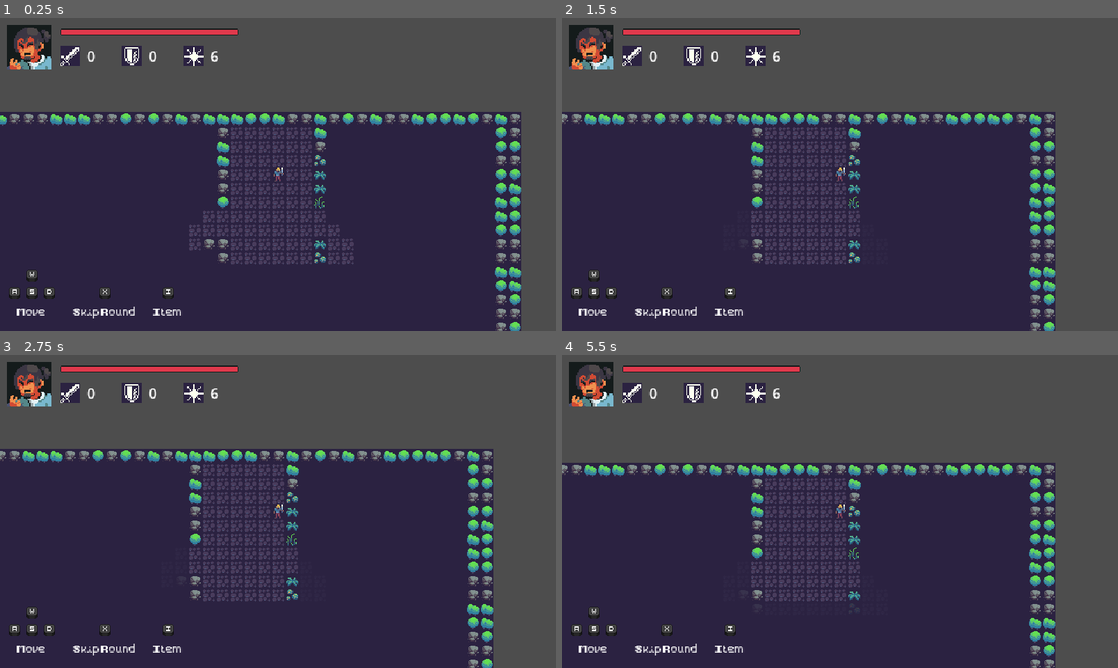
Above: before the commit, frames 1-4 (two rows, left to right).
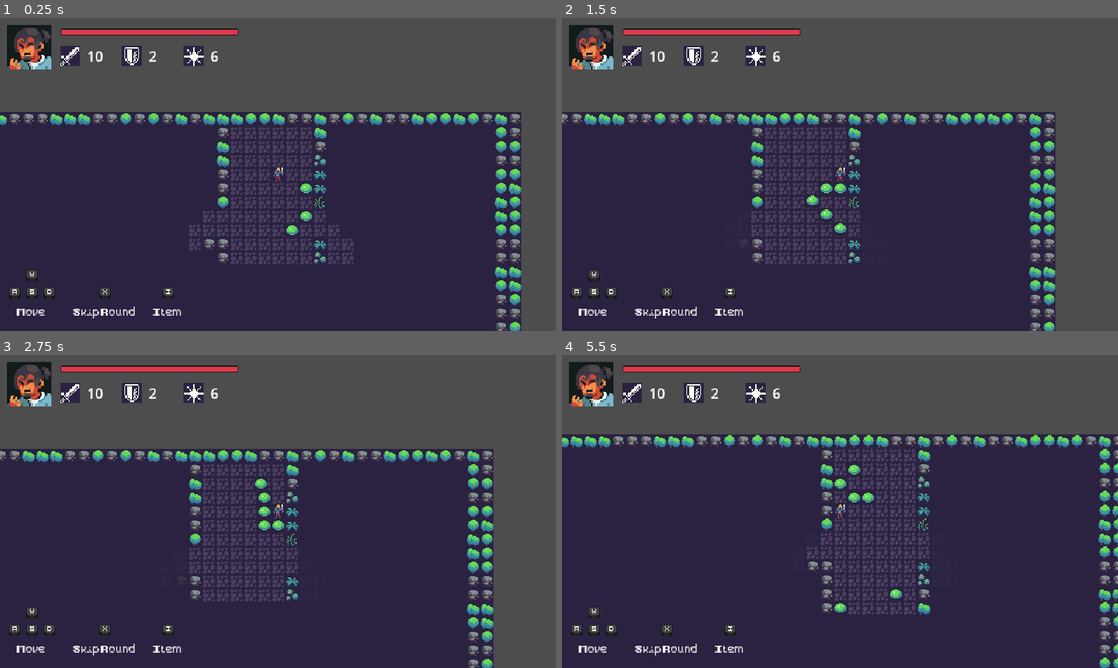
Above: after the commit, the same moments.

Repository: grigri201/classic-rogue-like
Game: Godot game, scene res://scene/main.tscn
The game is run twice, just before and just after one commit, with the same random seed, the same clock (stepped at 60 frames per second) and the same inputs.
Inputs:
- Up to frame 1 (0.25 s): no input
- Up to frame 2 (1.5 s): tap Enter at 0.5 s; hold D (player_move_right) 0.53-1.28 s; hold S (player_move_down) from 1.28 s (still down)
- Up to frame 3 (2.75 s): release S (player_move_down) at 2.03 s; hold D (player_move_right) from 2.03 s (still down)
- Up to frame 4 (5.5 s): release D (player_move_right) at 2.78 s; hold W (player_move_up) 2.78-3.53 s; tap Space at 3.5 s; hold A (player_move_left) 3.53-5.03 s; tap F1 (show_player_attributes_debug_info) at 4.15 s; tap F2 (show_player_inventory_debug_info) at 4.9 s; hold S (player_move_down) from 5.03 s (still down)

The runs differ from the first frame. In frame 1, 0.3% of the frame differs, in the area x 15-57%, y 10-70%; in frame 2, 0.4%; in frame 3, 0.4%; in frame 4, 25%, in the area x 0-100%, y 10-100%.
Error before the commit: Invalid access to property or key 'strength' on a base object of type 'Node2D (Player)'. (res://entity/character/player/player_debugger.gd:9)
Error after the commit: Invalid access to property or key 'key' on a base object of type 'Nil'. (res://component/drop_component/drop_component.gd:22)

Commit message:
use enemy.json to create enemies

Diff:
--- a/auto_load/enemy.gd
+++ b/auto_load/enemy.gd
@@ -7,20 +7,20 @@
   content = JSON.parse_string(file.get_as_text())
   file.close()
 
-func enmey_data(ID) -> EnemyData:
+func enmey_data(ID = "0") -> EnemyData:
   var enemy_data = EnemyData.new()
-  enemy_data.id = int(ID)
+  enemy_data.id = ID
   enemy_data.key = content[ID]["key"]
   enemy_data.name = content[ID]["name"]
-  enemy_data.hp = float(content[ID]["hp"])
-  enemy_data.max_hp = float(content[ID]["max_hp"])
-  enemy_data.attack = float(content[ID]["attack"])
-  enemy_data.defense = float(content[ID]["defense"])
-  enemy_data.dodge = float(content[ID]["dodge"])
-  enemy_data.critical = float(content[ID]["critical"])
-  enemy_data.sight = int(content[ID]["sight"])
-  enemy_data.speed = float(content[ID]["speed"])
-  enemy_data.skill_cooldown = float(content[ID]["skill_cooldown"])
-  enemy_data.experience = int(content[ID]["experience"])
-  enemy_data.loot_table = content[ID]["loot_table"] as Dictionary
+  enemy_data.hp = content[ID]["hp"]
+  enemy_data.max_hp = content[ID]["max_hp"]
+  enemy_data.attack = content[ID]["attack"]
+  enemy_data.defense = content[ID]["defense"]
+  enemy_data.dodge = content[ID]["dodge"]
+  enemy_data.critical = content[ID]["critical"]
+  enemy_data.sight = content[ID]["sight"]
+  enemy_data.speed = content[ID]["speed"]
+  enemy_data.skill_cooldown = content[ID]["skill_cooldown"]
+  enemy_data.experience = content[ID]["experience"]
+  enemy_data.loot_table = content[ID]["loot_table"]
   return enemy_data
--- a/auto_load/loot_table.gd
+++ b/auto_load/loot_table.gd
@@ -7,20 +7,12 @@
   content = JSON.parse_string(file.get_as_text())
   file.close()
 
-func get_key(ID = "0"):
-  return content[ID]["texture"]
-
-func get_item_name(ID = "0"):
-  return content[ID]["name"]
-
-func get_description(ID = "0"):
-  return content[ID]["description"]
-
-func get_stack_size(ID = "0"):
-  return content[ID]["stack_size"]
-
-func get_health_increase(ID = "0"):
-  return content[ID]["health_increase"]
-
-func get_satiety_increase(ID = "0"):
-  return content[ID]["satiety_increase"]
+func item_data(ID = "0"):
+  var data = InventoryItemData.new()
+  data.id = ID
+  data.key = content[ID]["key"]
+  data.name = content[ID]["name"]
+  data.description = content[ID]["description"]
+  data.stack_size = content[ID]["stack_size"]
+  data.health_increase = content[ID]["health_increase"]
+  data.satiety_increase = content[ID]["satiety_increase"]
--- a/component/drop_component/drop_component.gd
+++ b/component/drop_component/drop_component.gd
@@ -11,15 +11,19 @@
 func try_drop_pickable_object():
   if !(owner is Enemy) or !owner.is_dead:
     return
-  for object in owner.character_data.death_drop_pickable_objects.keys():
-    var drop_probability = owner.character_data.death_drop_pickable_objects[object]
+  for item_id in owner.character_data.loot_table.keys():
+    var drop_probability = owner.character_data.loot_table[item_id]
     var random_num = randf_range(0, 1)
     if (random_num > drop_probability):
       continue
-    var drop = object.instantiate()
-    _pickable_object_container.add_child(drop)
-    drop.global_position = owner.global_position
-    drop.initialize()
+    var item_data = LootTable.item_data(item_id)
+    var pickable_object = PickableObject.new()
+    pickable_object.inventory_item_data = item_data
+    print("Dropping item: " + item_data.key)
+    print("pickable_object:", pickable_object.inventory_item_data.key)
+    _pickable_object_container.add_child(pickable_object)
+    pickable_object.global_position = owner.global_position
+    pickable_object.initialize()
     break
 
 func late_update(_delta):
--- a/entity/character/character.tscn
+++ b/entity/character/character.tscn
@@ -30,7 +30,6 @@
 [node name="Character" type="Node2D"]
 
 [node name="Sprite" type="Sprite2D" parent="."]
-region_enabled = true
 region_rect = Rect2(48, 560, 16, 16)
 
 [node name="CharacterBody2D" type="CharacterBody2D" parent="."]
--- a/entity/character/enemy/enemy.tscn
+++ b/entity/character/enemy/enemy.tscn
@@ -7,6 +7,7 @@
 
 [node name="Enemy" instance=ExtResource("1_dodak")]
 script = ExtResource("2_5gawy")
+id = null
 
 [node name="AiComponent" parent="." index="2" instance=ExtResource("5_w5me3")]
 
--- a/entity/character/player/player.tscn
+++ b/entity/character/player/player.tscn
@@ -15,4 +15,5 @@
 
 [node name="Sprite" parent="." index="1"]
 texture = ExtResource("5_rug1w")
+region_enabled = true
 region_rect = Rect2(80, 560, 16, 16)
--- a/entity/character/player/player_debugger.gd
+++ b/entity/character/player/player_debugger.gd
@@ -6,9 +6,6 @@
     var character_data = player.character_data
     print("--------------------")
     print("name:", character_data.name)
-    print("strength", player.strength)
-    print("constitution:", character_data.constitution)
-    print("agility:", character_data.agility)
     print("current_hp:", character_data.hp)
     print("max_hp:", character_data.max_hp)
     print("attack:", character_data.attack)
--- a/entity/pickable_object/item/herbal_medicine/herbal_medicine.gd
+++ b/entity/pickable_object/item/herbal_medicine/herbal_medicine.gd
@@ -5,9 +5,9 @@
 func initialize():
   super.initialize()
 
-func do_immediate_effect():
-  _player.character_data.hp = minf(_player.character_data.hp + health_increase, _player.character_data.max_hp)
-  _player.character_data.remove_inventory_item(self)
+# func do_immediate_effect():
+#   _player.character_data.hp = minf(_player.character_data.hp + health_increase, _player.character_data.max_hp)
+#   _player.character_data.remove_inventory_item(self)
 
-func undo_immediate_effect():
-  pass
+# func undo_immediate_effect():
+#   pass
--- a/entity/pickable_object/pickable_object.gd
+++ b/entity/pickable_object/pickable_object.gd
@@ -1,16 +1,10 @@
 extends Node2D
 class_name PickableObject
 
-var _map_data: MapData;
-var _tile_map: TileMap;
-var _player: Player;
+var _sprite: Sprite2D
 
-@export var inventory_item_data: InventoryItemData
+var inventory_item_data: InventoryItemData
 
 func initialize():
-  _map_data = get_tree().current_scene.get_node("%MapManager").map_data
-  _tile_map = get_tree().current_scene.get_node("%TileMap")
-  _player = get_tree().current_scene.get_node("%Player")
-
-func update(_delta):
-  assert(false, "this method must be overriden")
+  _sprite = get_node("Sprite2D")
+  _sprite.texture = load("res://ui/texture/inventory/"+inventory_item_data.key+".tres")
--- a/resource/character_data/player_data/player_data.tres
+++ b/resource/character_data/player_data/player_data.tres
@@ -5,9 +5,11 @@
 [resource]
 resource_local_to_scene = true
 script = ExtResource("1_617jk")
-base_levelup_experience_threshold = 100
-levelup_experience_threshold_increament = 0.2
-base_attribute_points_gain_per_level = 5
+base_levelup_experience_threshold = null
+levelup_experience_threshold_increament = null
+base_attribute_points_gain_per_level = null
+id = null
+key = "Player"
 name = "Player"
 sight = 6
 speed = 1.0
--- a/resource/inventory/inventory_item_data.gd
+++ b/resource/inventory/inventory_item_data.gd
@@ -2,6 +2,9 @@
 class_name InventoryItemData
 
 @export var id: int;
+@export var key: String;
 @export var name: String;
 @export var description: String;
 @export var stack_size: int;
+@export var health_increase: int;
+@export var satiety_increase: int;
--- a/scene/main.tscn
+++ b/scene/main.tscn
@@ -31,23 +31,23 @@
 connector_width_limit = [0, 1]
 cell_size = Vector2i(16, 16)
 
-[sub_resource type="Resource" id="Resource_ocaq4"]
+[sub_resource type="Resource" id="Resource_p4h10"]
 resource_local_to_scene = true
-script = ExtResource("15_b8h64")
+script = ExtResource("18_dtxwp")
 base_levelup_experience_threshold = null
 levelup_experience_threshold_increament = null
 base_attribute_points_gain_per_level = null
 id = null
-key = null
+key = "Player"
 name = "Player"
 sight = 6
-speed = null
-hp = null
-max_hp = null
-attack = null
-defense = null
-dodge = null
-critical = null
+speed = 1.0
+hp = 50.0
+max_hp = 50.0
+attack = 10.0
+defense = 2.0
+dodge = 0.1
+critical = 0.1
 
 [node name="Main" type="Node2D"]
 script = ExtResource("1_f8cl6")
@@ -104,7 +104,7 @@
 
 [node name="Player" parent="." instance=ExtResource("13_dh451")]
 unique_name_in_owner = true
-character_data = SubResource("Resource_ocaq4")
+character_data = SubResource("Resource_p4h10")
 
 [node name="Camera2D" type="Camera2D" parent="Player"]
 
--- a/ui/inventory_window/inventory_window.gd
+++ b/ui/inventory_window/inventory_window.gd
@@ -39,6 +39,7 @@
   var picked_object = _player_data.inventory[_selected_inventory_index]
   if picked_object is ImmediateEffectItem:
     picked_object.undo_immediate_effect()
+	# _player_data.inventory.remove_item(_selected_inventory_index)
   toggle()
 
 func refresh_inventory_slots():
Not shown: 2 places in scene/main.tscn that only renumber resources
